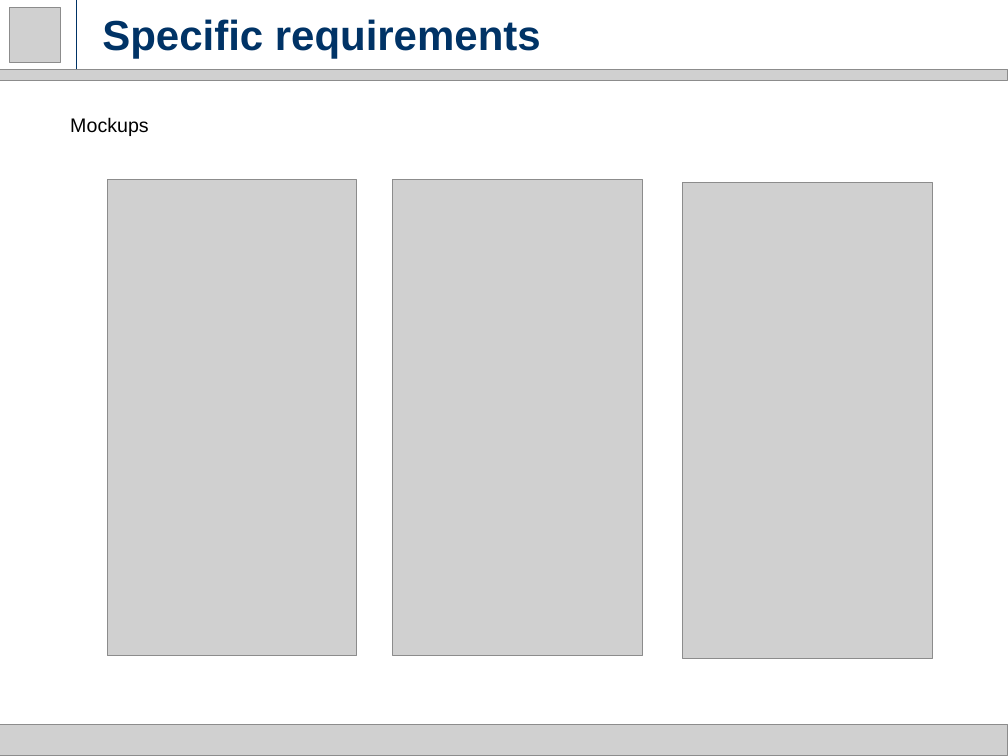
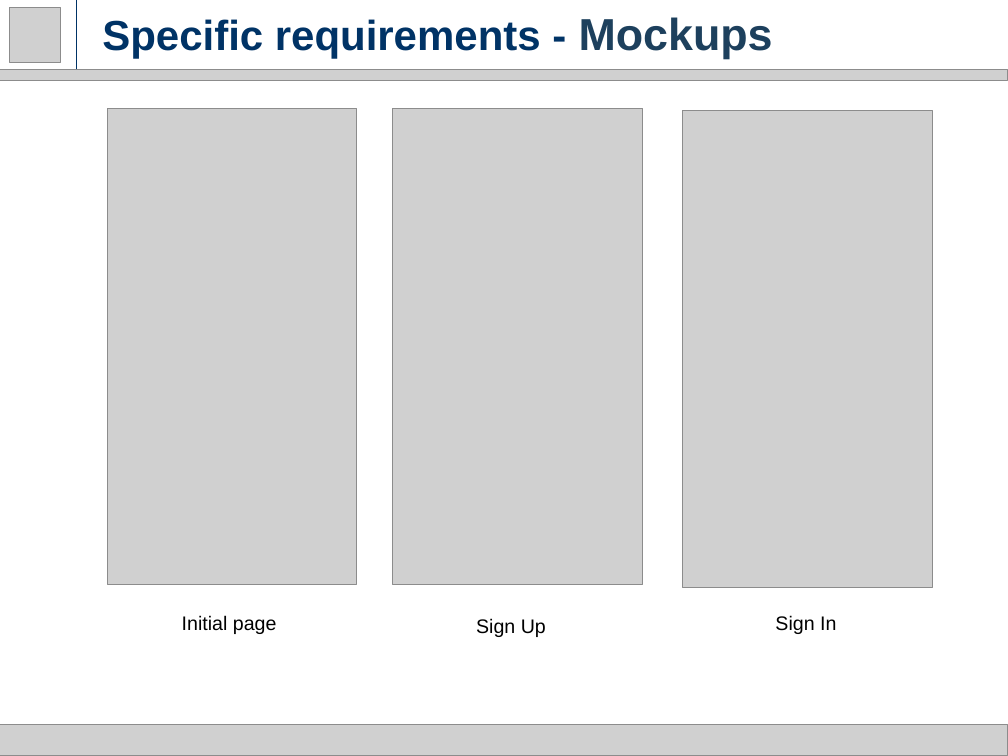
Before and after one commit to milica13629/SW2015, a slide deck: slide 9 of RASD.pptx (slide 8 before the commit). Drawn at 1008x756 pixels with LibreOffice and Linux fonts; fonts in the diff are those of the drawing; grey boxes stand for pictures. Boxes give left, top, right and bottom in pixels: in the first picture for what was removed or moved away, otherwise in the second. Text is boxed around its words. In the diff, an @@ line names an element or a change of style, - is before the commit and + after.

```diff
--- a/RASD.pptx
+++ b/RASD.pptx
@@ title at bbox=[102, 17, 773, 59]: text changed @@
-Specific requirements
+Specific requirements - Mockups
@@ text removed at bbox=[70, 117, 149, 136] @@
-Mockups
@@ 3 pictures: place and size @@
-3 pictures at bbox=[107, 179, 932, 658]
+3 pictures at bbox=[107, 108, 932, 587]
@@ text added at bbox=[182, 615, 277, 634], 14 pt, text #000000 @@
+Initial page
@@ text added at bbox=[476, 618, 546, 637], 14 pt, text #000000 @@
+Sign Up
@@ text added at bbox=[775, 615, 836, 634], 14 pt, text #000000 @@
+Sign In
```
Also in this commit, not shown: 10 other slides changed, 11 slides added, 1 slide removed.
